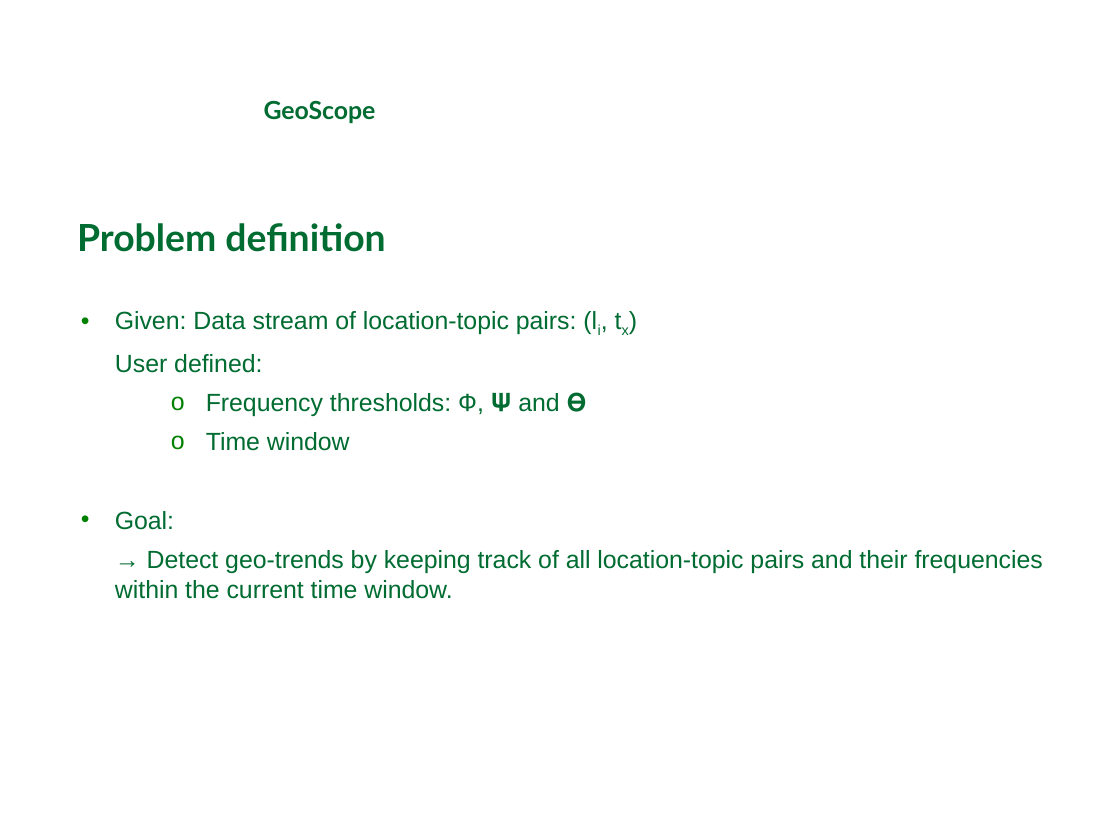
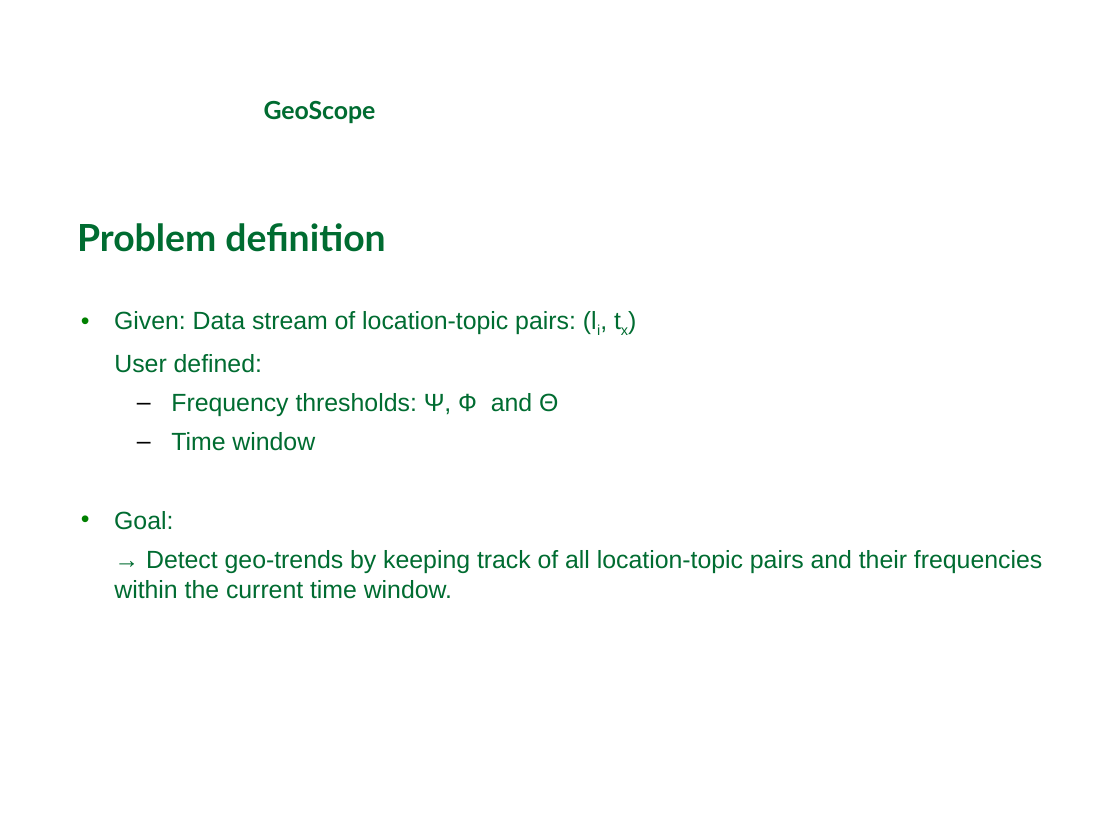
Before and after one commit to michaelprummer/datascience, a slide deck: slide 9 of GeoScope/DataScience1.ppt (slide 8 before the commit). Drawn at 1120x840 pixels with LibreOffice and Linux fonts; fonts in the diff are those of the drawing; background and template pictures are left out. Boxes give left, top, right and bottom in pixels: in the first picture for what was removed or moved away, otherwise in the second. Text is boxed around its words. In the diff, an @@ line names an element or a change of style, - is before the commit and + after.

```diff
--- a/GeoScope/DataScience1.ppt
+++ b/GeoScope/DataScience1.ppt
@@ text at <box>114,311,1042,599</box>: indent changed; bullet o to –; bullet colour #008000 to #000000 @@
@@ text at <box>171,393,558,416</box>: text changed @@
-  o Frequency thresholds: Ф, 𝚿 and 𝚹
+  – Frequency thresholds: Ψ, Ф and Θ
```
Also in this commit, not shown: 7 other slides changed.
